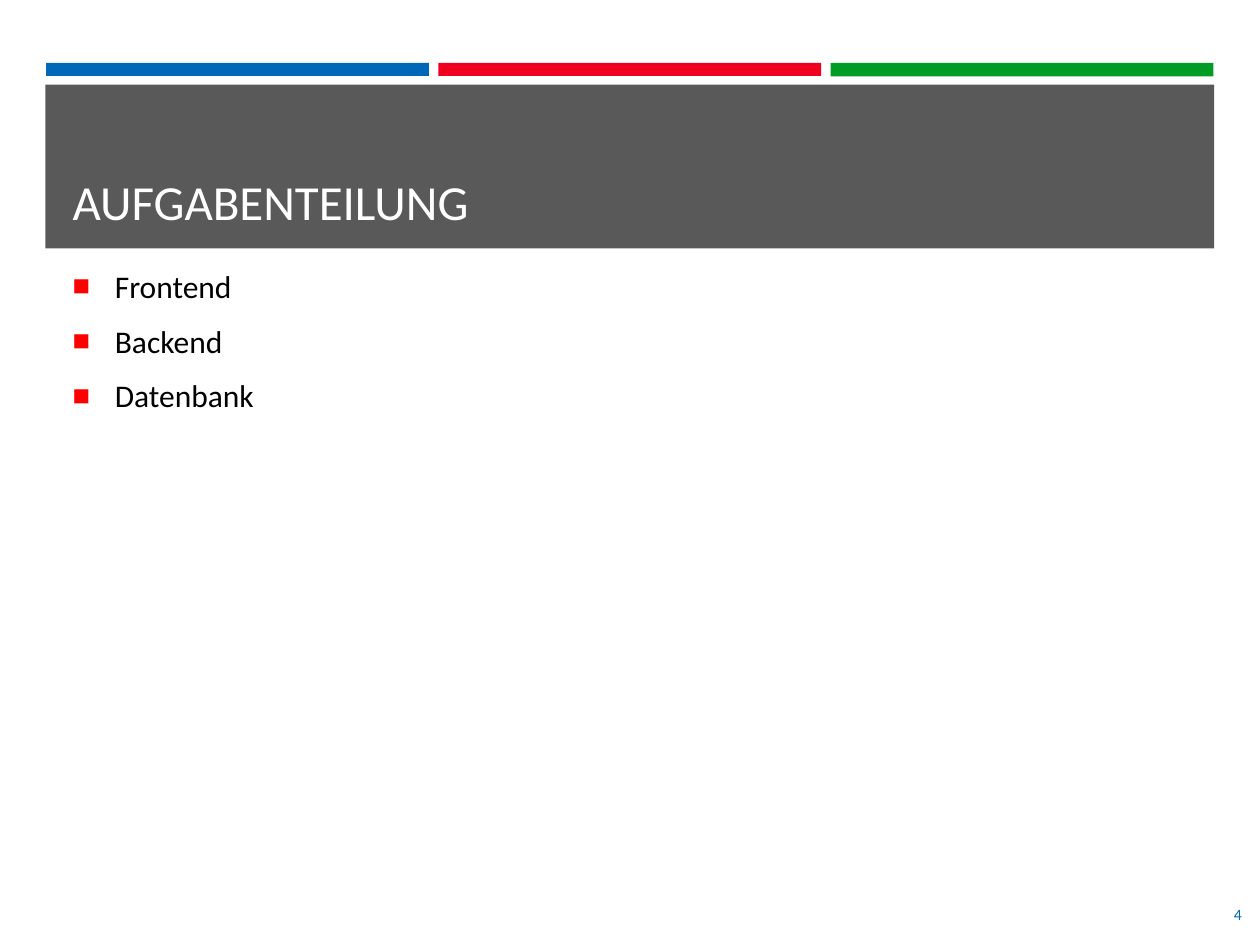
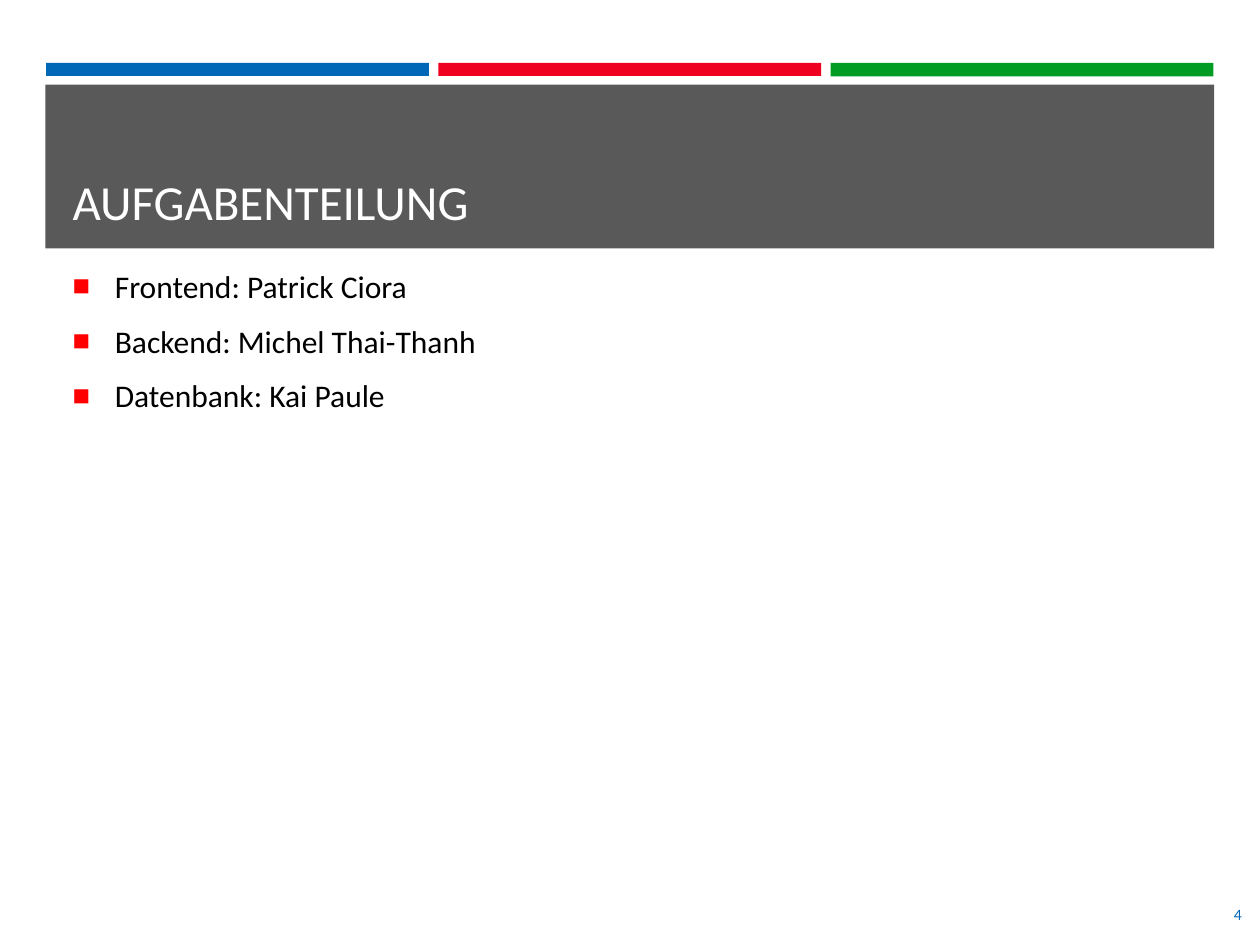
Before and after one commit to xeonta/h0urTime, a slide deck: slide 4 of powerpoint/Vorstellung_Team_h0urTime.pptx. Drawn at 1260x945 pixels with LibreOffice and Linux fonts; fonts in the diff are those of the drawing; background and template pictures are left out. Boxes give left, top, right and bottom in pixels: in the first picture for what was removed or moved away, otherwise in the second. Text is boxed around its words. In the diff, an @@ line names an element or a change of style, - is before the commit and + after.

Commit message:
update

```diff
--- a/powerpoint/Vorstellung_Team_h0urTime.pptx
+++ b/powerpoint/Vorstellung_Team_h0urTime.pptx
@@ text at (115, 276, 476, 408): text changed @@
-■ Frontend
-■ Backend
-■ Datenbank
+■ Frontend: Patrick Ciora
+■ Backend: Michel Thai-Thanh
+■ Datenbank: Kai Paule
```
Also in this commit, not shown: 3 other slides changed.
